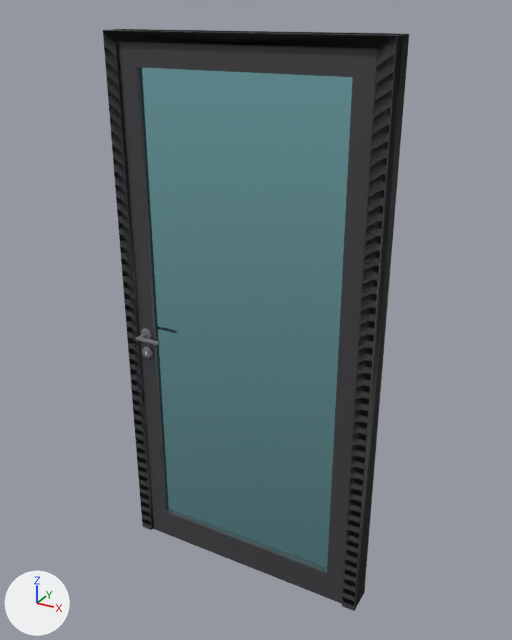
One commit to the FBX model RPG/Assets/Models/PortaDeVidro.fbx: the scene before it, then after it.
Before and after are seen from a 50 mm lens placed at (1.25, -2.19, 2.28), pointed at (0.02, 0.04, 1.17). Arrows for +X, +Y and +Z are at lower left; the lights stay in place. Where no turn or scale is listed for an object, it has been applied to the vertices. Vertices at the same position are counted once.

In view in the first picture: 'PortaVidro.Barente', 'PortaVidro.Metal', 'PortaVidro.Vidro'.
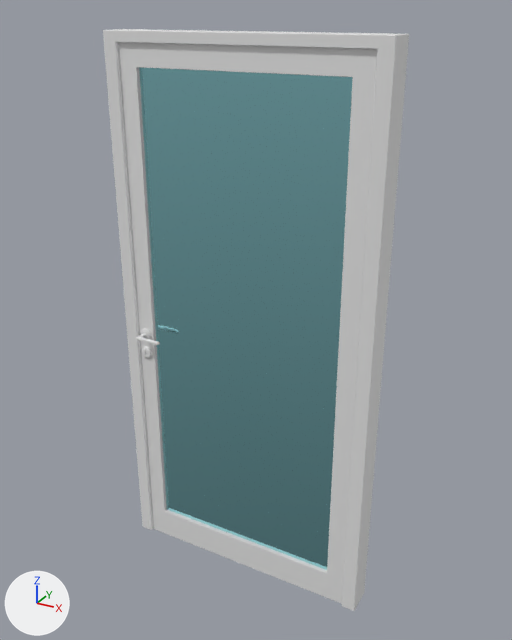
Where the newer file only moved an object's origin or applied its transform, the numbers keep the older frame.

Boxes [x1, y1, x2, y2] around the edits, measured in the pictures (512 x 640 px):
'PortaVidro.Metal', recoloured (black to grey)
    both: [118, 42, 377, 604]
part 1 of me_cube_054, cut back
    both: [103, 29, 409, 611]
part 2 of me_cube_054, recoloured
    before: [115, 35, 397, 529]
    after: [115, 35, 397, 530]

The edits, one by one:
me_cube_043 has 48 vertices, 56 faces and spans x -0.5..0.5, y -0.05..0.05, z 0.0..2.18.
me_cube_043 no longer uses material mat_cinza_escuro (black #414144).
me_cube_054 is used by ob_portavidro_barente; location (0.0, 0.0, 0.0).
me_cube_054 had 188 vertices, 250 faces and spanned x -0.54..0.54, y -0.06..0.06, z 0.0..2.21.
me_cube_054 now has 48 vertices, 54 faces and spans x -0.54..0.54, y -0.06..0.06, z 0.0..2.21.
Part 1, on me_cube_054:
140 vertices are removed from x -0.54..0.54, y -0.06..0.06, z 0.0..2.21.
246 faces are deleted.
50 new faces join them.
me_cube_054 part 2: 9 faces spanning x -0.54..0.54, y -0.06..0.06, z 0.0..2.21 switch from mat_cinza_escuro (black #414144) to no material.
